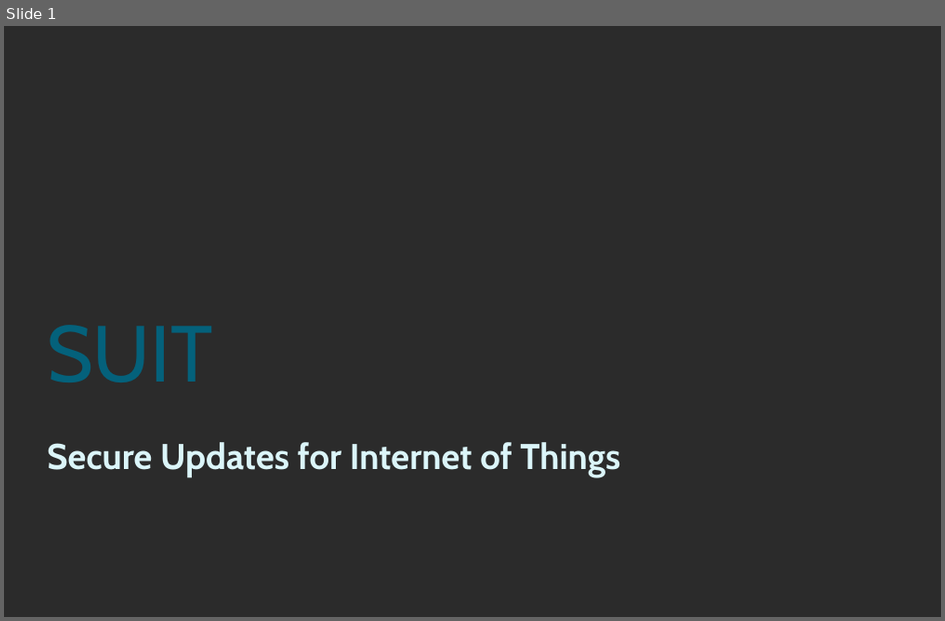
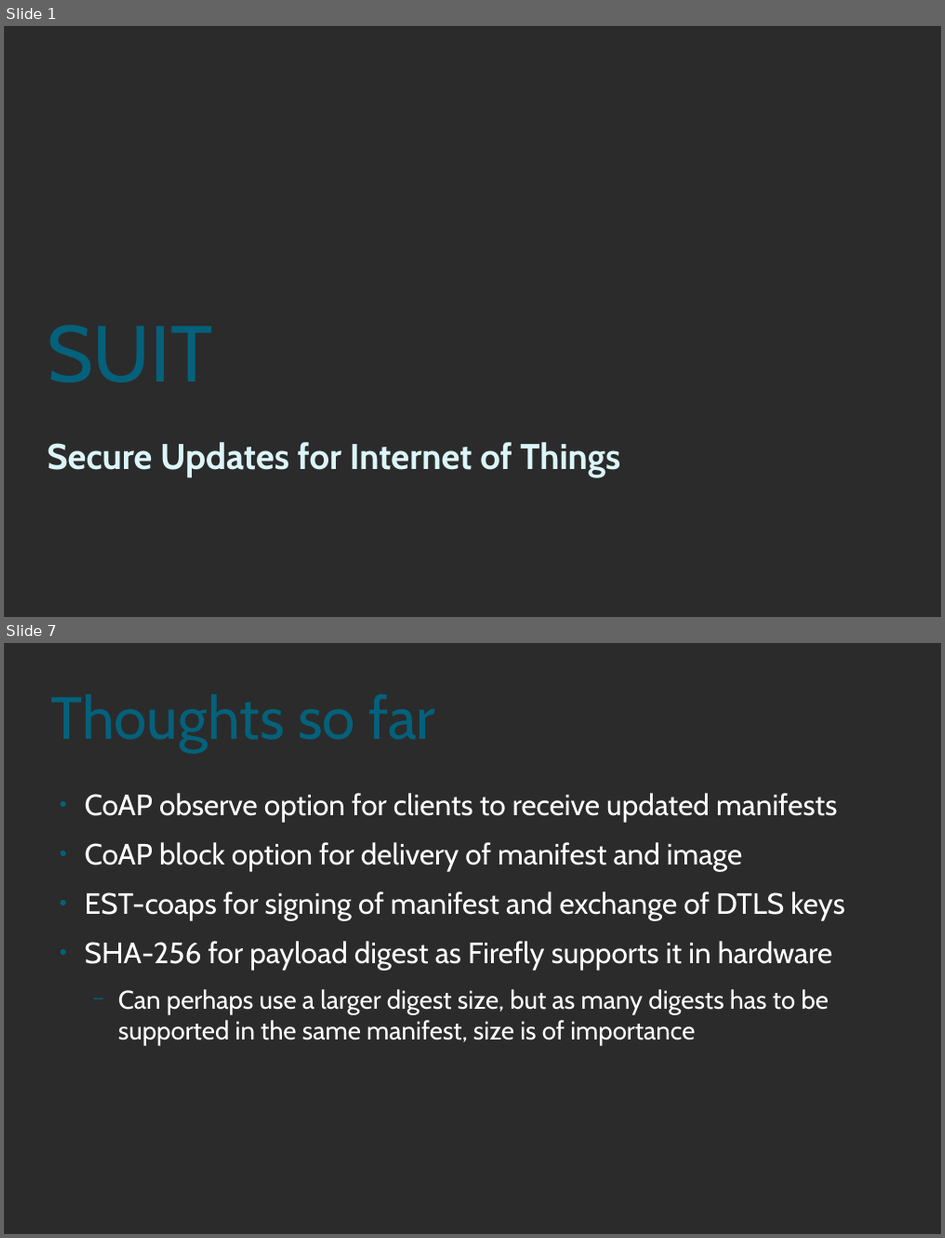
Before and after one commit to SimonCarlson/thesis, a slide deck: suit-presentation.odp. Shown one above the other, each under a label of ours: slide 1 before the commit, slides 1 and 7 after it; the slides between them are not shown. The pictures are 945x621 and 945x1238 pixels, drawn with LibreOffice and Linux fonts; fonts in the diff are those of the drawing; background and template pictures are left out; a plain dark background stands for a picture behind light text. Boxes give left, top, right and bottom in pixels: in the first picture for what was removed or moved away, otherwise in the second. Text is boxed around its words. In the diff, an @@ line names an element or a change of style, - is before the commit and + after.

Commit message:
Quick intro presentation to the subject and my thoughts after the first week

```diff
--- a/suit-presentation.odp
+++ b/suit-presentation.odp
@@ slide 7 added at box(4, 643, 941, 1234), background picture (left out) @@
@@ title added at box(51, 666, 895, 765), 60 pt, text #04617B @@
+Thoughts so far
@@ text added at box(85, 793, 845, 1046), 29.6 pt, text #FFFFFF @@
+● CoAP observe option for clients to receive updated manifests
+● CoAP block option for delivery of manifest and image
+● EST-coaps for signing of manifest and exchange of DTLS keys
+● SHA-256 for payload digest as Firefly supports it in hardware
+  − Can perhaps use a larger digest size, but as many digests has to be supported in the same manifest, size is of importance
```
Also in this commit, not shown: 5 other slides added, 2 slides removed.
